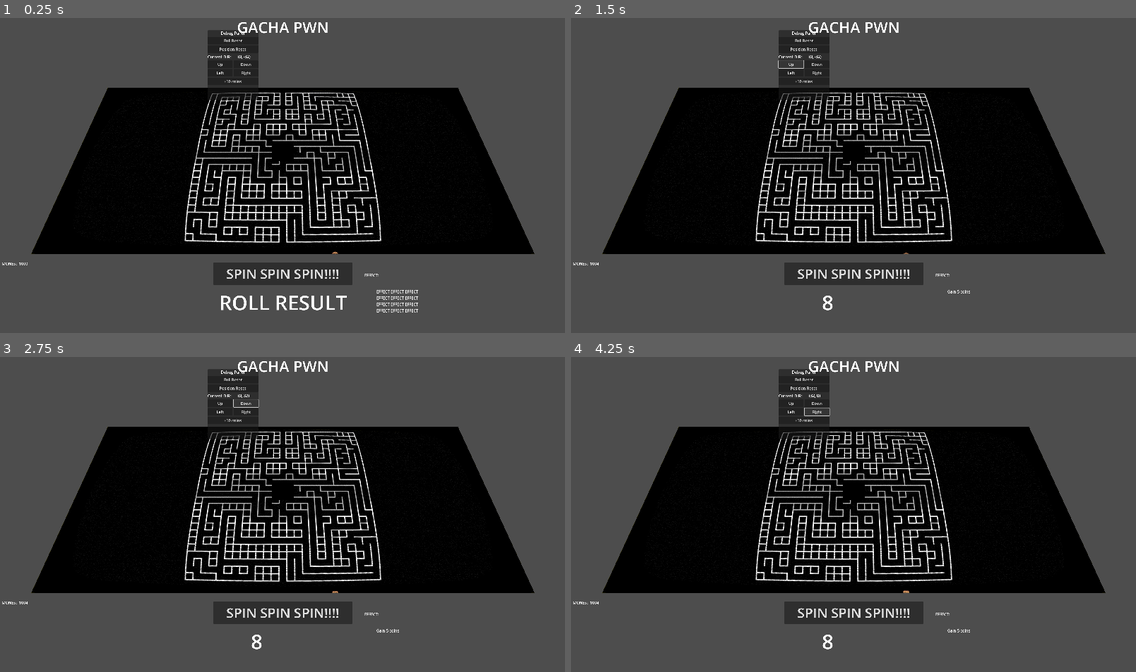
Above: before the commit, frames 1-4 (two rows, left to right).
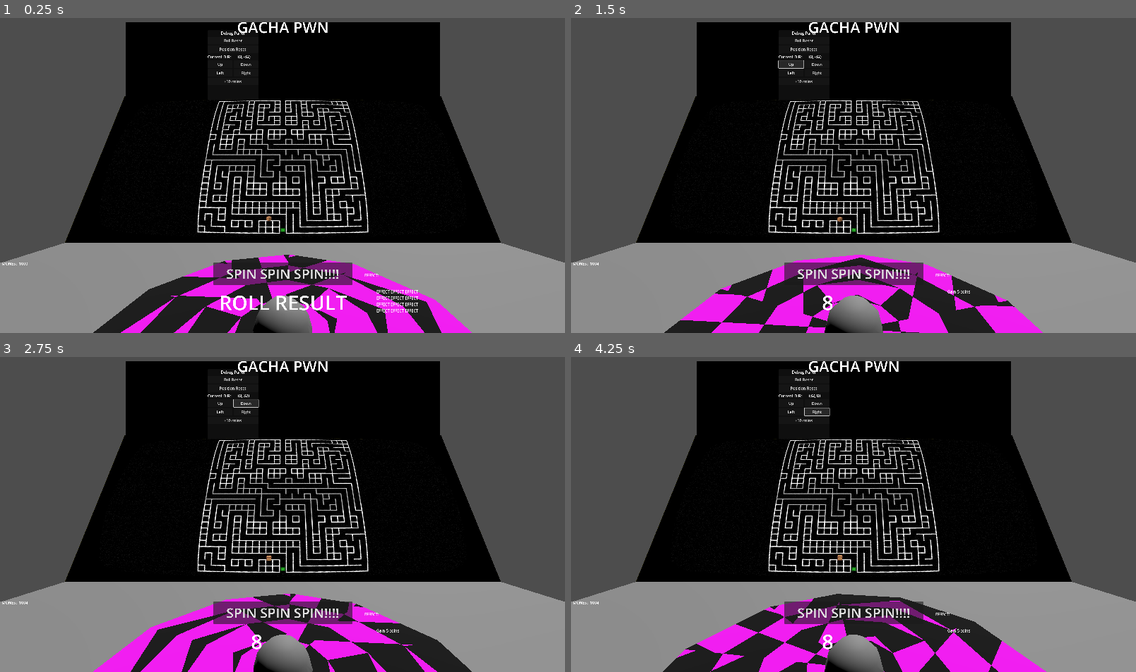
Above: after the commit, the same moments.

Repository: kronoskrull/Untitled-Gacha-game
Game: Godot game, scene res://Level/level.tscn
The game is run twice, just before and just after one commit, with the same random seed, the same clock (stepped at 60 frames per second) and the same inputs. The engine's default icon, where the game draws it, is replaced by a stand-in: a white triangle on a blue panel in a dark square.
Inputs:
- Up to frame 1 (0.25 s): no input
- Up to frame 2 (1.5 s): click "SPIN SPIN SPIN!!!!" at 0.5 s; click "Up" at 1.25 s
- Up to frame 3 (2.75 s): click "Down" at 2 s
- Up to frame 4 (4.25 s): click "Left" at 2.75 s; click "Right" at 3.5 s

The runs differ from the first frame. In frame 1, 47% of the frame differs, in the area x 0-100%, y 1-100%; in frame 2, 47%; in frame 3, 47%; in frame 4, 47%.

Commit message:
Finalize switch to 3D
Now the 3D env is fully set up and does the exact same thing as it used to, just looking more interesting. we'll see how it goes from here

Diff:
--- a/Junctions/4_wayjunc.gd
+++ b/Junctions/4_wayjunc.gd
@@ -12,7 +12,7 @@
 
 
 func _on_area_2d_area_entered(area: Area2D) -> void:
-	var player = area.get_parent().get_parent()
+	var player = area.get_parent().get_parent().get_parent()
 
 	player.playerDIR = rollDIR(player.playerDIR)
 
--- a/Junctions/L-Dcornerjunc.gd
+++ b/Junctions/L-Dcornerjunc.gd
@@ -12,7 +12,7 @@
 
 
 func _on_area_2d_area_entered(area: Area2D) -> void:
-	var player = area.get_parent().get_parent()
+	var player = area.get_parent().get_parent().get_parent()
 	if player.playerDIR == Vector2(32, 0):
 		player.playerDIR = Vector2(0, 32)
 	else:
--- a/Junctions/L-Ucornerjunc.gd
+++ b/Junctions/L-Ucornerjunc.gd
@@ -12,7 +12,7 @@
 
 
 func _on_area_2d_area_entered(area: Area2D) -> void:
-	var player = area.get_parent().get_parent()
+	var player = area.get_parent().get_parent().get_parent()
 	if player.playerDIR == Vector2(-32, 0):
 		player.playerDIR = Vector2(0, -32)
 	else:
--- a/Junctions/R-Dcornerjunc.gd
+++ b/Junctions/R-Dcornerjunc.gd
@@ -12,7 +12,7 @@
 
 
 func _on_area_2d_area_entered(area: Area2D) -> void:
-	var player = area.get_parent().get_parent()
+	var player = area.get_parent().get_parent().get_parent()
 	if player.playerDIR == Vector2(-32, 0):
 		player.playerDIR = Vector2(0, 32)
 	else:
--- a/Junctions/R-Ucornerjunc.gd
+++ b/Junctions/R-Ucornerjunc.gd
@@ -12,7 +12,7 @@
 
 
 func _on_area_2d_area_entered(area: Area2D) -> void:
-	var player = area.get_parent().get_parent()
+	var player = area.get_parent().get_parent().get_parent()
 	if player.playerDIR == Vector2(0, 32):
 		player.playerDIR = Vector2(-32, 0)
 	else:
--- a/Junctions/Turnaroundjunc.gd
+++ b/Junctions/Turnaroundjunc.gd
@@ -12,7 +12,7 @@
 
 
 func _on_area_2d_area_entered(area: Area2D) -> void:
-	var player = area.get_parent().get_parent()
+	var player = area.get_parent().get_parent().get_parent()
 	match player.playerDIR:
 		Vector2(0, -16):
 			player.playerDIR = Vector2(0, 16)
--- a/Junctions/obtainable.gd
+++ b/Junctions/obtainable.gd
@@ -31,7 +31,7 @@
 		randIndex = randi_range(spintables.commonObMaxIndex + 1, spintables.rareObMaxIndex)
 
 	if rarity > 90 and rarity <= 100:                           # Ultra obtainable
-		randIndex = randi_range(spintables.rareObMaxIndex + 1, spintables.UltraObMaxIndex)
+		randIndex = randi_range(spintables.rareObMaxIndex + 1, spintables.ultraObMaxIndex)
 
 
 	var obtainable: int = masterObTable[randIndex]
--- a/Junctions/tjunc.gd
+++ b/Junctions/tjunc.gd
@@ -10,8 +10,8 @@
 
 func _on_area_2d_area_entered(area: Area2D) -> void:
 	#breakpoint
-	var playerDIR = area.get_parent().get_parent().playerDIR
-	area.get_parent().get_parent().playerDIR = rollDIR(playerDIR)
+	var playerDIR = area.get_parent().get_parent().get_parent().playerDIR
+	playerDIR = rollDIR(playerDIR)
 
 
 
--- a/Level/level.gd
+++ b/Level/level.gd
@@ -125,6 +125,7 @@
 
 
 func getObtainable(obtainable: int) -> void:
+	pauseForObtainable()
 	match obtainable:
 		0, 1, 2:
 			print ("got common")
--- a/Level/level.tscn
+++ b/Level/level.tscn
@@ -16,12 +16,12 @@
 [ext_resource type="PackedScene" uid="uid://chgxilpcrsci7" path="res://Interactables/obtainable.tscn" id="13_2xnj0"]
 [ext_resource type="Shader" path="res://Assets/crt_shader.gdshader" id="14_3swno"]
 
+[sub_resource type="ViewportTexture" id="ViewportTexture_3nx2p"]
+viewport_path = NodePath("SubViewport")
+
 [sub_resource type="ShaderMaterial" id="ShaderMaterial_e1sik"]
 render_priority = 0
 shader = ExtResource("2_osb5b")
-
-[sub_resource type="ViewportTexture" id="ViewportTexture_3nx2p"]
-viewport_path = NodePath("SubViewport")
 
 [sub_resource type="RectangleShape2D" id="RectangleShape2D_htn7m"]
 size = Vector2(141.177, 141.176)
@@ -61,40 +61,36 @@
 script = ExtResource("1_rljoh")
 money = 1000
 
-[node name="3Dlevel" type="Node3D" parent="."]
-
-[node name="SubViewport" type="SubViewport" parent="3Dlevel"]
-size = Vector2i(692, 152)
-render_target_update_mode = 4
-
-[node name="Camera3D" type="Camera3D" parent="3Dlevel/SubViewport"]
-transform = Transform3D(1, 0, 0, 0, 0.864459, 0.502703, 0, -0.502703, 0.864459, 0, 5.09885, 4.65409)
-current = true
-fov = 34.2778
-
-[node name="DirectionalLight3D" type="DirectionalLight3D" parent="3Dlevel"]
-transform = Transform3D(-0.866023, -0.433016, 0.250001, 0, 0.499998, 0.866027, -0.500003, 0.749999, -0.43301, 0, 0, 0)
-
-[node name="spinnerPLACEHOLDER" type="CSGCylinder3D" parent="3Dlevel"]
-transform = Transform3D(0.951057, 0, 0.309017, 0, 1, 0, -0.309017, 0, 0.951057, 0, 0, 0)
-radius = 8.14187
+[node name="Sprite3D" type="Sprite3D" parent="."]
+transform = Transform3D(1, 0, 0, 0, 0.914642, 0.404264, 0, -0.404264, 0.914642, 0, 3.20218, 10.8347)
+texture = SubResource("ViewportTexture_3nx2p")
+
+[node name="Camera3D" type="Camera3D" parent="."]
+transform = Transform3D(1, 0, 0, 0, 1, 0, 0, 0, 1, 0, 2.32714, 21.5758)
+
+[node name="lighting & env" type="Node3D" parent="."]
+
+[node name="DirectionalLight3D" type="DirectionalLight3D" parent="lighting & env"]
+transform = Transform3D(-0.866024, -0.433016, 0.250001, 0, 0.499998, 0.866026, -0.500003, 0.749999, -0.43301, 0, 0, 0)
+
+[node name="spinnerPLACEHOLDER" type="CSGCylinder3D" parent="lighting & env"]
+transform = Transform3D(1, 0, 0, 0, 1, 0, 0, 0, 1, 0, -0.516094, 18.1308)
+radius = 3.24137
 height = 0.526783
 sides = 10
 material = SubResource("ShaderMaterial_e1sik")
 script = ExtResource("3_thr51")
 
-[node name="CSGSphere3D" type="CSGSphere3D" parent="3Dlevel/spinnerPLACEHOLDER"]
-transform = Transform3D(1, 0, 0, 0, 1, 0, 0, 0, 1, 0, 0.248394, 0)
-
-[node name="Camera3D" type="Camera3D" parent="."]
-transform = Transform3D(1, 0, 0, 0, 1, 0, 0, 0, 1, 0, 2.32714, 20.3748)
-
-[node name="CSGBox3D" type="CSGBox3D" parent="."]
-transform = Transform3D(1, 0, 0, 0, 0.914642, 0.404264, 0, -0.404264, 0.914642, 0, 3.20218, 10.2964)
-
-[node name="Sprite3D" type="Sprite3D" parent="CSGBox3D"]
-transform = Transform3D(1, 0, 0, 0, 1, 0, 0, 0, 1, 0, -0.217606, 0.492331)
-texture = SubResource("ViewportTexture_3nx2p")
+[node name="CSGSphere3D" type="CSGSphere3D" parent="lighting & env/spinnerPLACEHOLDER"]
+transform = Transform3D(0.951057, 0, 0.309017, 0, 1, 0, -0.309017, 0, 0.951057, 0, 0.248394, 0)
+
+[node name="CSGBox3D" type="CSGBox3D" parent="lighting & env"]
+transform = Transform3D(1, 0, 0, 0, 1, 0, 0, 0, 1, 0.00088501, 3.82337, 8.58974)
+size = Vector3(19.0253, 15.459, 1)
+
+[node name="CSGBox3D2" type="CSGBox3D" parent="lighting & env"]
+transform = Transform3D(1, 0, 0, 0, -4.37114e-08, -1, 0, 1, -4.37114e-08, 0.00088501, -1.1501, 10.1422)
+size = Vector3(19.0253, 18.564, 1)
 
 [node name="SubViewport" type="SubViewport" parent="."]
 size = Vector2i(1907, 847)
@@ -105,7 +101,7 @@
 texture = ExtResource("1_a7teg")
 
 [node name="player" type="Node2D" parent="SubViewport" groups=["player"]]
-position = Vector2(1152, 917)
+position = Vector2(954, 804)
 scale = Vector2(0.17, 0.17)
 
 [node name="Icon" type="Sprite2D" parent="SubViewport/player"]
@@ -836,7 +832,7 @@
 [node name="obtainables" type="Node2D" parent="SubViewport"]
 
 [node name="obtainable" parent="SubViewport/obtainables" instance=ExtResource("13_2xnj0")]
-position = Vector2(1152, 852)
+position = Vector2(890, 740)
 scale = Vector2(2, 2)
 
 [node name="Control" type="Control" parent="."]
